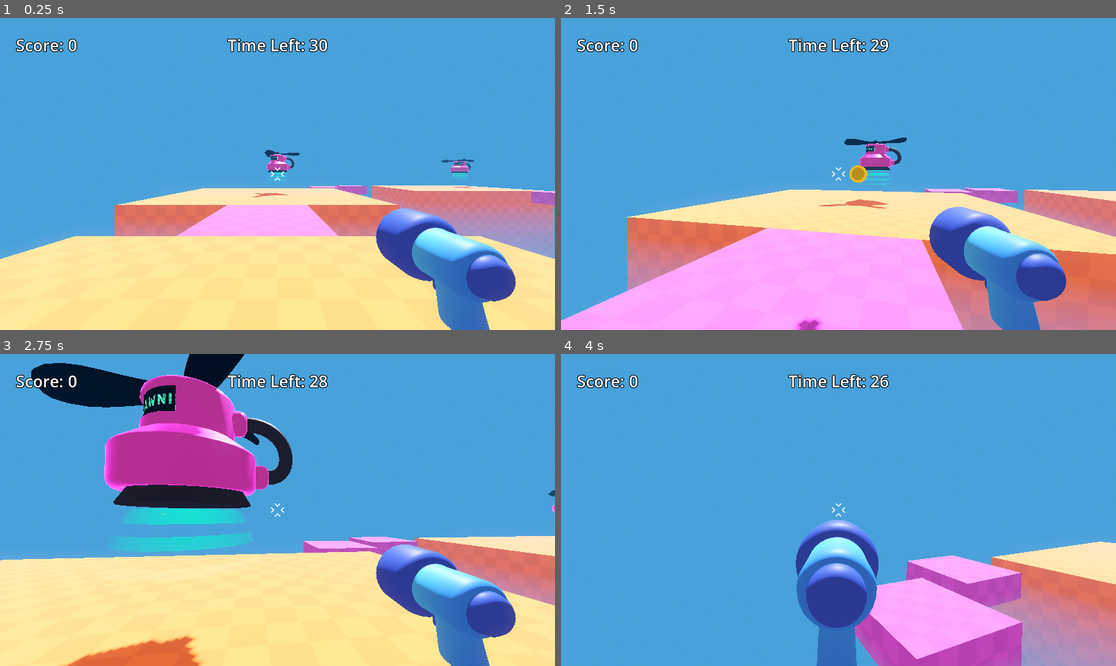
Above: before the commit, frames 1-4 (two rows, left to right).
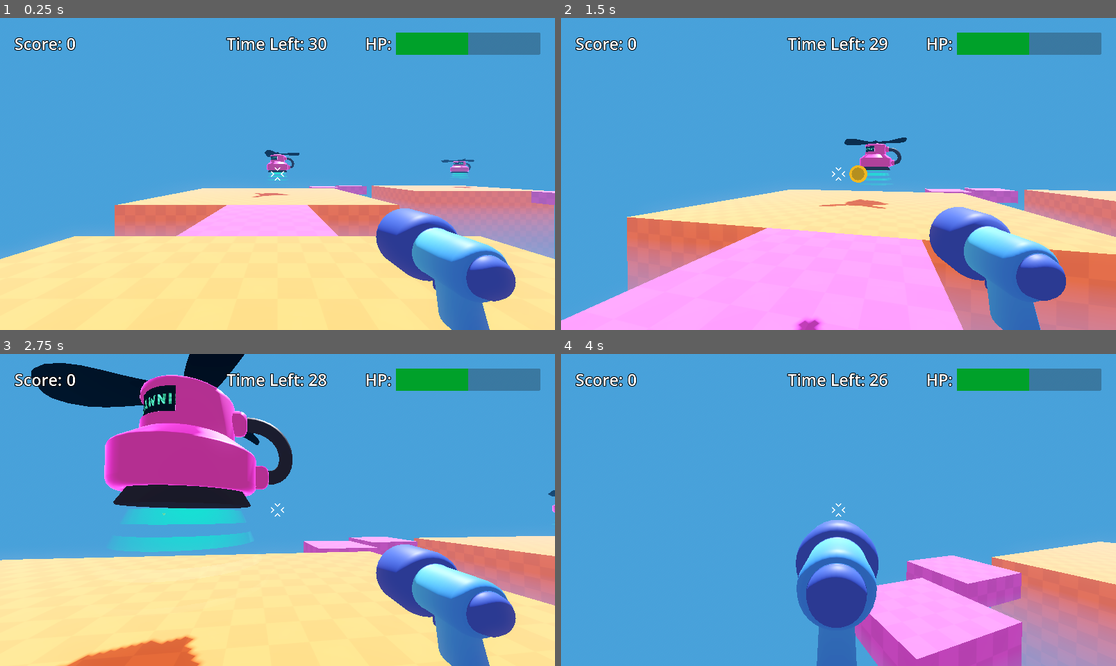
Above: after the commit, the same moments.

Repository: jcarnaxide/first-3d-game
Game: Godot game, scene res://game.tscn
Same seed, same stepped clock (60 frames per second), same inputs: the game is played once before the commit and once after it.
Inputs (mouse positions are in pixels of both pictures, inside the frame that each line leads up to):
- Up to frame 1 (0.25 s): no input
- Up to frame 2 (1.5 s): move the mouse to (866, 174) at 0.52 s; hold Right mouse button (aim) 0.53-1.28 s; hold W (move_forward) from 0.53 s (still down); tap Space (jump) at 0.77 s; move the mouse to (810, 174) at 1.27 s; click (810, 174) at 1.35 s
- Up to frame 3 (2.75 s): keep holding W (move_forward); tap Space (jump) at 1.52 s; move the mouse to (288, 503) at 2.02 s; hold Shift (sprint) from 2.03 s (still down)
- Up to frame 4 (4 s): keep holding W (move_forward); move the mouse to (832, 516) at 2.77 s; release Shift (sprint) at 2.78 s; tap I at 2.85 s; tap Space (jump) at 3.02, 3.77 s; move the mouse to (877, 513) at 3.52 s; hold Right mouse button (aim) from 3.53 s (still down)

The runs differ from the first frame. In frame 1, 2.9% of the frame differs, in the area x 2-98%, y 4-12%; in frame 2, 2.9%; in frame 3, 2.8%; in frame 4, 2.9%.

Commit message:
health bar wip

Diff:
--- a/first-3d-game/game.gd
+++ b/first-3d-game/game.gd
@@ -2,6 +2,7 @@
 
 var player_score = 0
 var remaining_time = 30
+var player_health = 100
 
 @onready var score = %Score
 @onready var remaining_time_label = %RemainingTime
--- a/first-3d-game/game.tscn
+++ b/first-3d-game/game.tscn
@@ -29,6 +29,9 @@
 fog_height = -0.4
 fog_height_density = 0.35
 
+[sub_resource type="StyleBoxFlat" id="StyleBoxFlat_j5wjh"]
+bg_color = Color(8.904189e-07, 0.63166684, 0.16355115, 1)
+
 [sub_resource type="WorldBoundaryShape3D" id="WorldBoundaryShape3D_7jktm"]
 
 [node name="Game" type="Node3D" unique_id=1459932343]
@@ -129,29 +132,56 @@
 grow_vertical = 2
 mouse_filter = 2
 
-[node name="Score" type="Label" parent="HUD" unique_id=969325164]
-unique_name_in_owner = true
-layout_mode = 0
-offset_left = 55.0
-offset_top = 55.0
-offset_right = 267.0
-offset_bottom = 132.0
+[node name="MarginContainer" type="MarginContainer" parent="HUD" unique_id=1244538893]
+layout_mode = 1
+anchors_preset = 10
+anchor_right = 1.0
+offset_bottom = 81.0
+grow_horizontal = 2
+theme_override_constants/margin_left = 50
+theme_override_constants/margin_top = 50
+theme_override_constants/margin_right = 50
+
+[node name="HBoxContainer" type="HBoxContainer" parent="HUD/MarginContainer" unique_id=1443878517]
+layout_mode = 2
+
+[node name="Score" type="Label" parent="HUD/MarginContainer/HBoxContainer" unique_id=969325164]
+unique_name_in_owner = true
+layout_mode = 2
+size_flags_horizontal = 2
 text = "Score: 0"
 label_settings = ExtResource("6_ryrav")
 
-[node name="RemainingTime" type="Label" parent="HUD" unique_id=1740568403]
-unique_name_in_owner = true
-layout_mode = 1
-anchors_preset = 5
-anchor_left = 0.5
-anchor_right = 0.5
-offset_left = -173.5
-offset_top = 55.0
-offset_right = 173.5
-offset_bottom = 132.0
-grow_horizontal = 2
+[node name="RemainingTime" type="Label" parent="HUD/MarginContainer/HBoxContainer" unique_id=1740568403]
+unique_name_in_owner = true
+layout_mode = 2
+size_flags_horizontal = 6
 text = "Time Left: 30"
 label_settings = ExtResource("6_ryrav")
+
+[node name="HBoxContainer" type="HBoxContainer" parent="HUD/MarginContainer/HBoxContainer" unique_id=1945353010]
+layout_mode = 2
+size_flags_horizontal = 10
+theme_override_constants/separation = 15
+
+[node name="HPLabel" type="Label" parent="HUD/MarginContainer/HBoxContainer/HBoxContainer" unique_id=1936608955]
+layout_mode = 2
+size_flags_horizontal = 8
+text = "HP:"
+label_settings = ExtResource("6_ryrav")
+
+[node name="HealthBar" type="ProgressBar" parent="HUD/MarginContainer/HBoxContainer/HBoxContainer" unique_id=787025617]
+unique_name_in_owner = true
+custom_minimum_size = Vector2(500, 77)
+layout_mode = 2
+size_flags_horizontal = 10
+theme_override_colors/font_outline_color = Color(0, 0, 0, 1)
+theme_override_constants/outline_size = 10
+theme_override_font_sizes/font_size = 56
+theme_override_styles/fill = SubResource("StyleBoxFlat_j5wjh")
+step = 1.0
+value = 50.0
+show_percentage = false
 
 [node name="GameEndPanel" parent="HUD" unique_id=1225983843 instance=ExtResource("7_eow3j")]
 unique_name_in_owner = true
